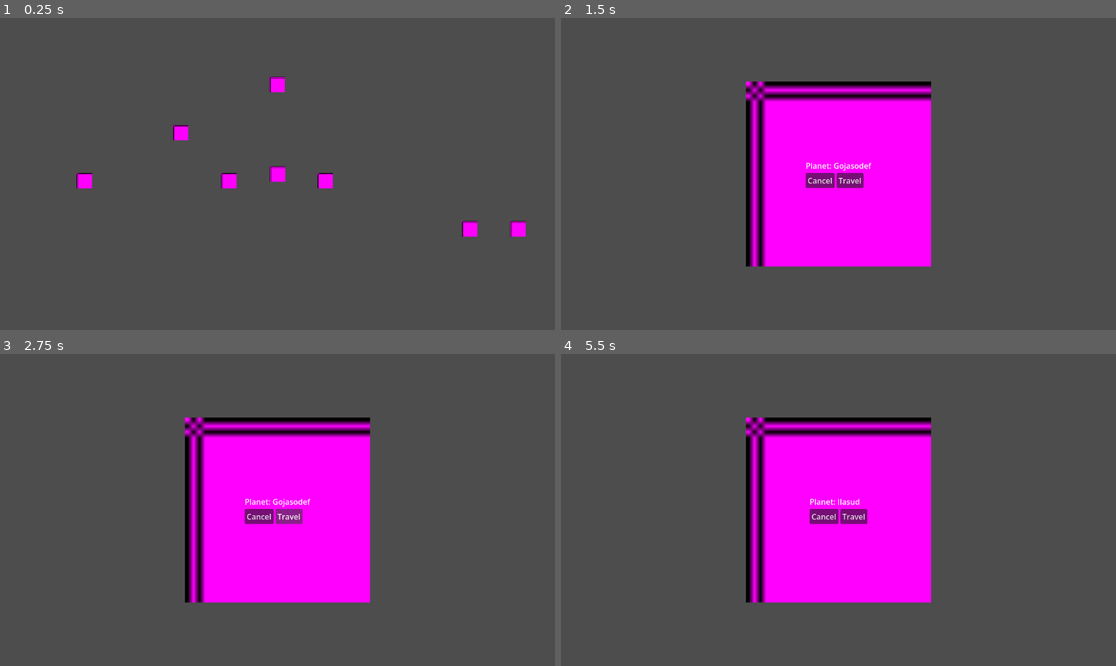
Above: before the commit, frames 1-4 (two rows, left to right).
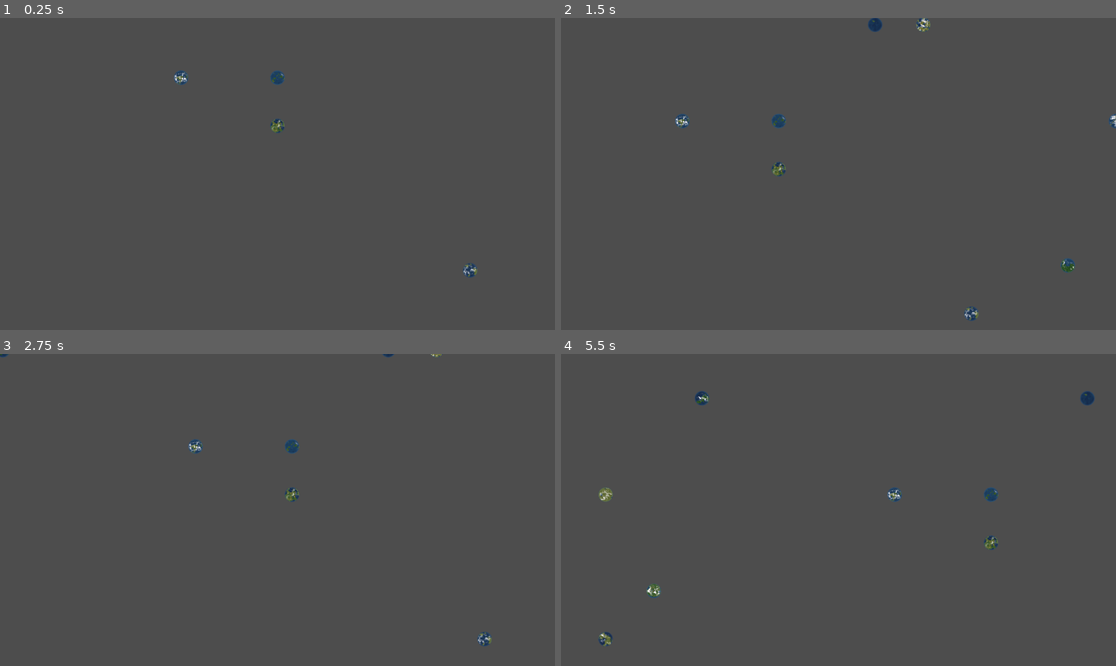
Above: after the commit, the same moments.

Repository: emilierummer/procedural-planets
Game: Godot game, scene res://PlanetMap/PlanetMap.tscn
Two runs of this game, one before a commit and one after it. Both use one fixed random seed, a clock stepped at 60 frames per second and the inputs below. The project has no main scene, so this scene is started directly.
Inputs (mouse positions are in pixels of both pictures, inside the frame that each line leads up to):
- Up to frame 1 (0.25 s): no input
- Up to frame 2 (1.5 s): tap Enter at 0.5 s; drag from (744, 133) to (644, 180) at 0.52 s; drag from (727, 189) to (838, 174) at 1.27 s
- Up to frame 3 (2.75 s): click (288, 516) at 2 s, where only the run before the commit has a clickable "Travel"
- Up to frame 4 (5.5 s): click (821, 516) at 2.75 s, where only the run before the commit has a clickable "Cancel"; move the mouse to (744, 556) at 3.52 s; hold D (MoveRight) 3.53-4.25 s; click (744, 556) at 3.67 s; drag from (616, 556) to (855, 606) at 4.27 s; move the mouse to (1005, 556) at 5.02 s; hold A (MoveLeft) from 5.03 s (still down)

The runs differ from the first frame. In frame 1, 1.4% of the frame differs, in the area x 13-95%, y 16-84%; in frame 2, 20%; in frame 3, 20%; in frame 4, 20%, in the area x 6-97%, y 11-94%.

Commit message:
feat: randomize planet visuals (not color)
Co-authored-by: Copilot <copilot@github.com>

Diff:
--- a/PlanetMap/Planet.tscn
+++ b/PlanetMap/Planet.tscn
@@ -1,18 +1,29 @@
 [gd_scene format=3 uid="uid://clbrp1qhiungb"]
 
 [ext_resource type="Script" uid="uid://bwcgnifionyno" path="res://PlanetMap/planet.gd" id="1_5a1ib"]
-
-[sub_resource type="PlaceholderTexture2D" id="PlaceholderTexture2D_8jfyb"]
-size = Vector2(32, 32)
+[ext_resource type="Shader" uid="uid://bpm8505mr6elt" path="res://PlanetMap/planet_shader.gdshader" id="2_l6js0"]
+[ext_resource type="Texture2D" uid="uid://dl1gq37hrns13" path="res://PlanetMap/blank_planet.png" id="2_whag7"]
 
 [sub_resource type="CircleShape2D" id="CircleShape2D_4w114"]
 radius = 16.124516
 
+[sub_resource type="Gradient" id="Gradient_l6js0"]
+
+[sub_resource type="GradientTexture1D" id="GradientTexture1D_bb6t7"]
+gradient = SubResource("Gradient_l6js0")
+
+[sub_resource type="ShaderMaterial" id="ShaderMaterial_bb6t7"]
+resource_local_to_scene = true
+shader = ExtResource("2_l6js0")
+shader_parameter/rand_seed = 0.0
+shader_parameter/gradient = SubResource("GradientTexture1D_bb6t7")
+
 [node name="Planet" type="Area2D" unique_id=1632332478]
 script = ExtResource("1_5a1ib")
 
-[node name="Sprite2D" type="Sprite2D" parent="." unique_id=401677625]
-texture = SubResource("PlaceholderTexture2D_8jfyb")
-
 [node name="CollisionShape2D" type="CollisionShape2D" parent="." unique_id=176961116]
 shape = SubResource("CircleShape2D_4w114")
+
+[node name="Sprite2D" type="Sprite2D" parent="." unique_id=401677625]
+material = SubResource("ShaderMaterial_bb6t7")
+texture = ExtResource("2_whag7")
--- a/PlanetMap/PlanetMap.tscn
+++ b/PlanetMap/PlanetMap.tscn
@@ -3,17 +3,10 @@
 [ext_resource type="Script" uid="uid://d3necre5jabjd" path="res://PlanetMap/planet_map.gd" id="1_4w114"]
 [ext_resource type="PackedScene" uid="uid://dien4r8hjb75n" path="res://PlanetMap/PlanetInfo.tscn" id="3_mr1mo"]
 
-[sub_resource type="PlaceholderTexture2D" id="PlaceholderTexture2D_8jfyb"]
-size = Vector2(32, 32)
-
 [node name="PlanetMap" type="Node2D" unique_id=1615454139]
 script = ExtResource("1_4w114")
 
 [node name="Camera" type="Camera2D" parent="." unique_id=508318021]
-
-[node name="CurrentPlanet" type="Sprite2D" parent="." unique_id=128218115]
-position = Vector2(601, 286)
-texture = SubResource("PlaceholderTexture2D_8jfyb")
 
 [node name="CanvasLayer" type="CanvasLayer" parent="." unique_id=788076910]
 
--- a/PlanetMap/planet.gd
+++ b/PlanetMap/planet.gd
@@ -1,4 +1,26 @@
 class_name Planet extends Area2D
+
+# ============ SHADER PARAMETERS ============ #
+
+var atmosphere_color: Color
+
+var cloud_cover: float # Range 0.0 to 1.0
+var cloud_density: float # Range 0.0 to 1.0
+var cloud_color: Color
+
+var land_cover: float # Range 0.0 to 1.0
+var land_color_low: Color
+var land_color_high: Color
+var elevation_frequency: float
+var elevation_strength: float
+var elevation_contrast: float
+
+var ocean_color_deep: Color
+var ocean_color_shallow: Color
+var ocean_average_depth: float # Range 0.0 to 1.0, where 0.0 is very shallow and 1.0 is very deep
+var ocean_depth_variation: float # Range 0.0 to 1.0, where 0.0 is no variation (all ocean the same depth) and 1.0 is high variation (ocean depth varies widely)
+var ocean_depth_contrast: float
+
 
 signal planet_clicked(planet)
 
--- a/PlanetMap/planet_map.gd
+++ b/PlanetMap/planet_map.gd
@@ -24,6 +24,24 @@
 	var planet = PackedPlanetScene.instantiate()
 	planet.position = planet_data.position
 	planet.name = planet_data.name
+	var shader_seed = float(abs(hash(planet_data.position)) % 1000000) / 1000000.0
+	var sprite = planet.get_node("Sprite2D") as Sprite2D
+	sprite.material.set_shader_parameter("rand_seed", shader_seed)
+	sprite.material.set_shader_parameter("atmosphere_color", planet_data.atmosphere_color)
+	sprite.material.set_shader_parameter("cloud_cover", planet_data.cloud_cover)
+	sprite.material.set_shader_parameter("cloud_density", planet_data.cloud_density)
+	sprite.material.set_shader_parameter("cloud_color", planet_data.cloud_color)
+	sprite.material.set_shader_parameter("land_cover", planet_data.land_cover)
+	sprite.material.set_shader_parameter("land_color_low", planet_data.land_color_low)
+	sprite.material.set_shader_parameter("land_color_high", planet_data.land_color_high)
+	sprite.material.set_shader_parameter("elevation_frequency", planet_data.elevation_frequency)
+	sprite.material.set_shader_parameter("elevation_strength", planet_data.elevation_strength)
+	sprite.material.set_shader_parameter("elevation_contrast", planet_data.elevation_contrast)
+	sprite.material.set_shader_parameter("ocean_color_deep", planet_data.ocean_color_deep)
+	sprite.material.set_shader_parameter("ocean_color_shallow", planet_data.ocean_color_shallow)
+	sprite.material.set_shader_parameter("ocean_average_depth", planet_data.ocean_average_depth)
+	sprite.material.set_shader_parameter("ocean_depth_variation", planet_data.ocean_depth_variation)
+	sprite.material.set_shader_parameter("ocean_depth_contrast", planet_data.ocean_depth_contrast)
 	planet.connect("planet_clicked", _on_planet_clicked)
 	add_child(planet)
 	visible_planets[planet_key] = planet
@@ -45,8 +63,6 @@
 
 
 func _ready():
-	# Position camera over current planet
-	Camera.global_position = $CurrentPlanet.global_position
 	# Get original planets
 	_update_visible_planets()
 
--- /dev/null
+++ b/PlanetMap/planet_shader.gdshader
@@ -0,0 +1,150 @@
+shader_type canvas_item;
+
+uniform float rand_seed: hint_range(0.0, 1.0, 0.01);
+uniform sampler2D gradient;
+
+uniform vec3 atmosphere_color: source_color = vec3(0.55, 0.78, 1.0); // Atmosphere rim color
+
+uniform float cloud_cover: hint_range(0.0, 1.0, 0.01) = 0.5; // Percentage of the planet covered by clouds, between 0 and 1
+uniform float cloud_density: hint_range(0.0, 1.0, 0.01) = 0.5; // Overall density of clouds, between 0 and 1
+uniform vec3 cloud_color: source_color = vec3(0.98, 0.96, 0.98); // Base color of clouds
+
+uniform float land_cover: hint_range(0.0, 1.0, 0.01) = 0.45; // Percentage of the planet covered by land, between 0 and 1
+uniform vec3 land_color_low: source_color = vec3(0.20, 0.34, 0.15); // Low elevation land color
+uniform vec3 land_color_high: source_color = vec3(0.52, 0.46, 0.22); // High elevation land color
+uniform float elevation_frequency: hint_range(2.0, 16.0, 0.1) = 7.0; // Terrain detail scale
+uniform float elevation_strength: hint_range(0.0, 2.0, 0.01) = 1.0; // How strong the elevation effect is on land color
+uniform float elevation_contrast: hint_range(0.4, 3.0, 0.01) = 1.2; // How sharp/flat the elevation distribution feels
+
+uniform vec3 ocean_color_deep: source_color = vec3(0.07, 0.12, 0.24); // Deep ocean color
+uniform vec3 ocean_color_shallow: source_color = vec3(0.11, 0.26, 0.39); // Shallow ocean color
+uniform float ocean_average_depth: hint_range(0.0, 1.0, 0.01) = 0.6; // Average ocean depth, 0 = shallow world, 1 = deep world
+uniform float ocean_depth_variation: hint_range(0.0, 1.0, 0.01) = 0.45; // Local ocean depth variation
+uniform float ocean_depth_contrast: hint_range(0.4, 3.0, 0.01) = 1.25; // How sharp/flat the ocean depth distribution feels
+
+
+float hash12(vec2 p) {
+    vec2 seed = vec2(rand_seed, rand_seed * 1.731 + 0.37);
+    return fract(sin(dot(p + seed, vec2(127.1, 311.7))) * 43758.5453123);
+}
+
+float noise(vec2 p) {
+    vec2 i = floor(p);
+    vec2 f = fract(p);
+    f = f * f * (3.0 - 2.0 * f);
+
+    float a = hash12(i);
+    float b = hash12(i + vec2(1.0, 0.0));
+    float c = hash12(i + vec2(0.0, 1.0));
+    float d = hash12(i + vec2(1.0, 1.0));
+
+    return mix(mix(a, b, f.x), mix(c, d, f.x), f.y);
+}
+
+float fbm(vec2 p) {
+    float value = 0.0;
+    float amplitude = 0.5;
+    vec2 shift = vec2(23.17, 11.53) + rand_seed * 13.0;
+
+    for (int i = 0; i < 5; i++) {
+        value += amplitude * noise(p);
+        p = mat2(vec2(1.6, -1.2), vec2(1.2, 1.6)) * p + shift;
+        amplitude *= 0.5;
+    }
+
+    return value;
+}
+
+mat2 rotate2d(float angle) {
+    float s = sin(angle);
+    float c = cos(angle);
+    return mat2(vec2(c, s), vec2(-s, c));
+}
+
+vec2 cloud_warp(vec2 p, vec2 seed_offset, float density) {
+	float warp_strength = mix(0.10, 0.32, density);
+	float warp_x = fbm(p * 1.3 + seed_offset * 0.7);
+	float warp_y = fbm(p * 1.3 + seed_offset * 1.1 + vec2(12.7, 4.3));
+	return (vec2(warp_x, warp_y) - 0.5) * warp_strength;
+}
+
+void fragment() {
+    vec2 p = UV * 2.0 - 1.0;
+    float radius = length(p);
+    float disk_alpha = texture(TEXTURE, UV).a;
+
+    vec2 seed_offset = vec2(rand_seed * 17.0 + 0.31, rand_seed * 29.0 + 1.17);
+    float planet_variation = hash12(seed_offset);
+    float tilt = mix(-0.8, 0.8, hash12(seed_offset + 2.0)) + planet_variation * 0.2;
+    vec2 planet_space = rotate2d(tilt) * p;
+
+    float limb = 1.0 - smoothstep(0.88, 1.0, radius);
+    float ocean_ridges = fbm(planet_space * 2.0 + seed_offset * 0.7);
+    float ocean_depth = fbm(planet_space * 4.5 - seed_offset * 0.35);
+
+    float land_cover_value = clamp(land_cover, 0.0, 1.0);
+    float continent_field = fbm(planet_space * mix(1.9, 3.4, planet_variation) + seed_offset * 2.3);
+    continent_field += (0.5 - abs(planet_space.y)) * 0.12;
+    float cover_threshold = mix(0.82, 0.28, land_cover_value);
+    float threshold_jitter = mix(-0.08, 0.08, hash12(seed_offset + 4.0));
+    float continent_threshold = clamp(cover_threshold + threshold_jitter, 0.15, 0.9);
+    float continent_feather = mix(0.09, 0.05, land_cover_value);
+    float continents = smoothstep(continent_threshold - continent_feather, continent_threshold + continent_feather, continent_field);
+    continents *= 1.0 - smoothstep(0.86, 1.02, radius);
+
+    float depth_center = clamp(ocean_average_depth, 0.0, 1.0);
+    float depth_spread = clamp(ocean_depth_variation, 0.0, 1.0) * 2.0;
+    float depth_value = clamp(depth_center + (ocean_depth - 0.5) * depth_spread, 0.0, 1.0);
+    depth_value = pow(depth_value, ocean_depth_contrast);
+    float shelf_mask = smoothstep(0.20, 0.88, ocean_ridges);
+    float shallow_factor = clamp((1.0 - depth_value) * 0.75 + shelf_mask * 0.25, 0.0, 1.0);
+    vec3 ocean_color = mix(ocean_color_deep, ocean_color_shallow, shallow_factor);
+
+    float coast_distance = abs(continent_field - continent_threshold);
+    float coast_blend = 1.0 - smoothstep(continent_feather * 0.4, continent_feather * 2.2, coast_distance);
+    coast_blend *= (1.0 - continents);
+    ocean_color = mix(ocean_color, ocean_color_shallow, coast_blend * 0.35);
+
+    float base_elevation = fbm(planet_space * elevation_frequency + seed_offset * 3.1);
+    float elevation = pow(clamp(base_elevation, 0.0, 1.0), elevation_contrast);
+    elevation = clamp((elevation - 0.5) * elevation_strength + 0.5, 0.0, 1.0);
+    vec3 land_color = mix(land_color_low, land_color_high, elevation);
+    land_color += vec3(0.08, 0.06, 0.03) * (elevation - 0.5) * elevation_strength;
+    land_color += vec3(0.03, 0.02, -0.01) * (continent_field - 0.5);
+
+    vec3 planet_color = mix(ocean_color, land_color, continents);
+
+    float cloud_cover_value = clamp(cloud_cover, 0.0, 1.0);
+    float cloud_density_value = clamp(cloud_density, 0.0, 1.0);
+    vec2 cloud_space = rotate2d(tilt * 0.18 + 0.9) * p;
+    vec2 warp = cloud_warp(cloud_space, seed_offset, cloud_density_value);
+
+    float coverage_scale = mix(1.5, 2.6, cloud_cover_value);
+    float large_clouds = fbm(cloud_space * coverage_scale + warp + seed_offset * 1.7);
+    float medium_clouds = fbm(cloud_space * mix(4.0, 6.0, cloud_density_value) + warp * 2.1 + seed_offset * 4.9);
+    float fine_clouds = fbm(cloud_space * 10.0 + warp * 3.0 + seed_offset * 8.3);
+
+    float latitude = 1.0 - abs(planet_space.y);
+    float weather_belt = smoothstep(0.10, 0.90, latitude);
+    float cloud_field = large_clouds * 0.62 + medium_clouds * 0.26 + fine_clouds * 0.12;
+    cloud_field = mix(cloud_field, large_clouds, 0.55);
+
+    float cloud_threshold = 1.0 - cloud_cover_value;
+    float cloud_feather = mix(0.28, 0.08, cloud_density_value);
+    float cloud_body = smoothstep(cloud_threshold - cloud_feather, cloud_threshold + cloud_feather, cloud_field);
+    float cloud_halo = smoothstep(cloud_threshold - cloud_feather * 1.8, cloud_threshold + cloud_feather * 0.5, cloud_field) * 0.45;
+    float cloud_texture = smoothstep(0.32, 0.86, medium_clouds + (fine_clouds - 0.5) * 0.35);
+    float cloud_variation = mix(0.55, 1.0, cloud_density_value);
+    float clouds = clamp((cloud_body + cloud_halo) * cloud_texture * cloud_variation * weather_belt, 0.0, 1.0);
+    clouds *= smoothstep(1.0, 0.68, radius);
+
+    vec3 cloud_tint = mix(cloud_color, vec3(1.0), 0.28 + 0.18 * cloud_texture);
+    cloud_tint *= mix(0.78, 1.08, cloud_texture);
+
+    planet_color = mix(planet_color, cloud_tint, clouds);
+    planet_color = mix(planet_color, atmosphere_color, smoothstep(0.72, 1.0, radius) * 0.18);
+    planet_color = mix(planet_color, planet_color * 1.12, limb * 0.08);
+
+    float alpha = disk_alpha * limb;
+    COLOR = vec4(planet_color, alpha);
+}
--- a/planet_generator.gd
+++ b/planet_generator.gd
@@ -33,6 +33,22 @@
 	var planet = Planet.new()
 	planet.position = position
 	planet.name = generate_planet_name()
+	var shader_params = generate_planet_shader_params()
+	planet.atmosphere_color = shader_params["atmosphere_color"]
+	planet.cloud_cover = shader_params["cloud_cover"]
+	planet.cloud_density = shader_params["cloud_density"]
+	planet.cloud_color = shader_params["cloud_color"]
+	planet.land_cover = shader_params["land_cover"]
+	planet.land_color_low = shader_params["land_color_low"]
+	planet.land_color_high = shader_params["land_color_high"]
+	planet.elevation_frequency = shader_params["elevation_frequency"]
+	planet.elevation_strength = shader_params["elevation_strength"]
+	planet.elevation_contrast = shader_params["elevation_contrast"]
+	planet.ocean_color_deep = shader_params["ocean_color_deep"]
+	planet.ocean_color_shallow = shader_params["ocean_color_shallow"]
+	planet.ocean_average_depth = shader_params["ocean_average_depth"]
+	planet.ocean_depth_variation = shader_params["ocean_depth_variation"]
+	planet.ocean_depth_contrast = shader_params["ocean_depth_contrast"]
 
 	return planet
 
@@ -114,3 +130,28 @@
 		planet_name += consonants[rng.randi_range(0, consonants.size() - 1)]
 
 	return planet_name.capitalize()
+
+
+static func generate_planet_shader_params() -> Dictionary:
+	var params: Dictionary = {}
+
+	params["atmosphere_color"] = Color(0.55, 0.78, 1.0)
+
+	params["cloud_cover"] = rng.randf()
+	params["cloud_density"] = rng.randf()
+	params["cloud_color"] = Color(0.98, 0.96, 0.98)
+
+	params["land_cover"] = rng.randf()
+	params["land_color_low"] = Color(0.20, 0.34, 0.15)
+	params["land_color_high"] = Color(0.52, 0.46, 0.22)
+	params["elevation_frequency"] = rng.randf_range(2.0, 16.0)
+	params["elevation_strength"] = rng.randf_range(0.0, 2.0)
+	params["elevation_contrast"] = rng.randf_range(0.4, 3.0)
+
+	params["ocean_color_deep"] = Color(0.07, 0.12, 0.24)
+	params["ocean_color_shallow"] = Color(0.11, 0.26, 0.39)
+	params["ocean_average_depth"] = rng.randf()
+	params["ocean_depth_variation"] = rng.randf()
+	params["ocean_depth_contrast"] = rng.randf_range(0.4, 3.0)
+
+	return params
Binary file added: PlanetMap/blank_planet.png
Not shown, added: PlanetMap/blank_planet.png.import
Not shown, added: PlanetMap/planet_shader.gdshader.uid
